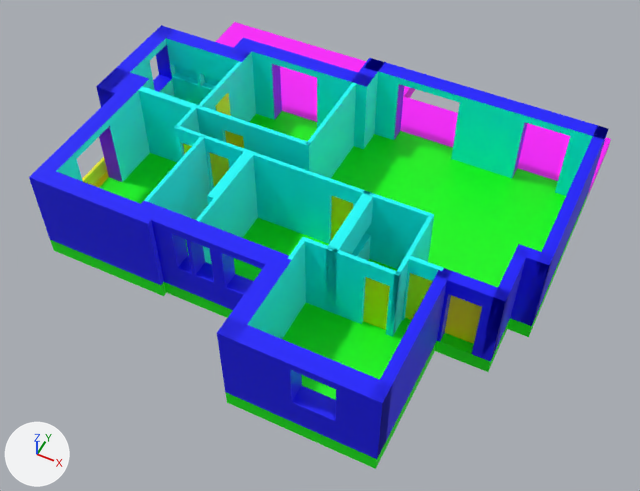
The FBX model Los-Arcos-Visualization/Assets/01_Maya/Assets/Blueprint_v01.fbx: old version first, new version second.
Camera for both pictures: a 50 mm camera at (8.5, -17.16, 20.04) aimed at (0.58, -1.31, 0.23). Arrows for +X, +Y and +Z are at lower left; the lights stay in place. Where no turn or scale is listed for an object, it has been applied to the vertices.

Before the edit, the objects in view are built like this:
```python
ob_bath02 = bpy.data.objects.new('Bath02', me_mesh_024)
ob_bath02.location = (-2.36, -3.08, 0.28)
ob_bath03 = bpy.data.objects.new('Bath03', me_mesh_023)
ob_bath03.location = (1.9, -3.61, 0.53)
ob_bedroom01 = bpy.data.objects.new('Bedroom01', me_mesh_029)
ob_bedroom01.location = (-2.16, 1.95, 0.28)
ob_bedroom02 = bpy.data.objects.new('Bedroom02', me_mesh_028)
ob_bedroom02.location = (-5.27, -2.62, 0.28)
ob_bedroom04 = bpy.data.objects.new('Bedroom04', me_mesh_026)
ob_bedroom04.location = (2.91, -5.06, 0.28)
ob_bedroom05 = bpy.data.objects.new('Bedroom05', me_mesh_025)
ob_bedroom05.location = (0.21, -3.01, 0.28)
ob_entrance = bpy.data.objects.new('Entrance', me_mesh_030)
ob_entrance.location = (5.56, -2.23, 0.28)
ob_kitchen_living = bpy.data.objects.new('Kitchen_Living', me_mesh_021)
ob_kitchen_living.location = (7.17, 4.24, 0.03)
ob_outerdoorproxy = bpy.data.objects.new('OuterDoorProxy', me_mesh_056)
ob_outerdoorproxy.location = (6.03, -2.87, 0.53)
# also in view: 'Wall28' at (1.63, -3.56, 1.8); 'Wall30' at (4.32, -2.93, 1.8); 'DoorBed04' at (4.33, -2.85, 1.55); 'Wall4' at (7.01, 1.31, 1.8); 'Wall31' at (6.71, -1.43, 1.8)
```
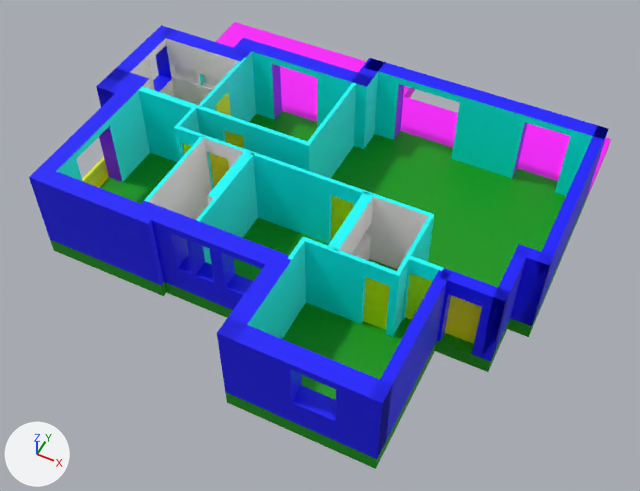
Where the change shows, as pixel boxes (x1, y1, x2, y2) in the pictures (640 x 491 px):
'Kitchen_Living', recoloured
    both: (331, 131, 589, 326)
'Bedroom04', recoloured
    both: (225, 303, 436, 469)
'Bedroom02', recoloured
    both: (50, 153, 177, 289)
'Bedroom05', recoloured
    both: (199, 218, 329, 318)
'Entrance', recoloured
    both: (404, 317, 536, 372)
'Wall25', mesh rescaled
    before: (389, 215, 433, 335)
    after: (395, 216, 433, 332)
'Bedroom01', recoloured
    both: (250, 111, 317, 141)
'Bath02', recoloured
    both: (144, 218, 258, 307)
'Bath03', recoloured
    both: (362, 259, 400, 333)
part 1 of me_mesh_034, recoloured (cyan to white)
    both: (204, 138, 228, 191)
part 2 of me_mesh_042, recoloured (cyan to white)
    both: (339, 198, 373, 260)
part 3 of me_mesh_044, recoloured (cyan to white)
    both: (369, 197, 428, 269)
part 5 of me_mesh_012, recoloured (cyan to white)
    both: (166, 38, 203, 105)
part 6 of me_mesh_012, recoloured (cyan to white)
    both: (196, 48, 235, 99)
part 7 of me_mesh_002, recoloured (cyan to white)
    both: (130, 55, 155, 90)
part 8 of me_mesh_033, recoloured (cyan to white)
    both: (148, 138, 211, 220)

What the commit changed:
Material 'Floor' (mat_floor) changes colour from green #00ff00 to green #009900; in linear values from (0.0, 1.0, 0.0) to (0.0, 0.32, 0.0).
Material 'Bathroom' (mat_bathroom) is new.
Its base color is (1.0, 1.0, 1.0) (white #ffffff).
me_mesh_033 has 8 vertices, 6 faces and spans x 0.0..0.12, y 0.0..2.95, z 0.0..2.55.
me_mesh_033 is used by ob_wall15; location (-3.24, -4.25, 0.53).
me_mesh_033 part 8: the 1 face centred in x 0.12, y 1.47, z 1.27 switches from mat_innerwalls (cyan #00ffff) to mat_bathroom (white #ffffff).
me_mesh_033 now uses material mat_bathroom (white #ffffff).
me_mesh_042 has 52 vertices, 50 faces and spans x -0.31..0.0, y 0.0..2.37, z -2.55..0.0.
me_mesh_042 is used by ob_wall26; location (2.21, -3.62, 3.08).
me_mesh_042 part 2: all 9 faces centred in x -0.23..0.0, y 0.12..2.25, z -2.3..-0.25 switch from mat_innerwalls (cyan #00ffff) to mat_bathroom (white #ffffff).
me_mesh_044 has 8 vertices, 6 faces and spans x 0.0..1.84, y 0.0..0.12, z -2.55..0.0.
me_mesh_044 is used by ob_wall24; location (2.09, -1.37, 3.08).
me_mesh_044 part 3: the 1 face centred in x 0.92, y 0.0, z -1.28 switches from mat_innerwalls (cyan #00ffff) to mat_bathroom (white #ffffff).
me_mesh_044 now uses material mat_bathroom (white #ffffff).
me_mesh_012 has 92 vertices, 90 faces and spans x 0.0..3.37, y -0.54..0.0, z 0.0..2.55.
me_mesh_012 is used by ob_wall12; location (-7.29, 2.77, 0.53).
me_mesh_012 part 5: all 14 faces centred in x 0.52..1.61, y -0.54..-0.31, z 0.25..2.29 switch from mat_innerwalls (cyan #00ffff) to mat_bathroom (white #ffffff).
me_mesh_012 part 6: all 7 faces centred in x 2.39, y -0.54..-0.31, z 0.25..2.29 switch from mat_innerwalls (cyan #00ffff) to mat_bathroom (white #ffffff).
me_mesh_002 has 32 vertices, 32 faces and spans x 0.0..0.52, y 0.0..3.59, z 0.0..2.55.
me_mesh_002 is used by ob_wall2; location (-7.29, -0.82, 0.53).
me_mesh_002 part 7: all 5 faces that had it switch from mat_innerwalls (cyan #00ffff) to mat_bathroom (white #ffffff).
me_mesh_043 has 8 vertices, 6 faces and spans x -0.12..0.0, y -2.29..0.0, z -2.55..0.0.
me_mesh_043 is used by ob_wall25; location (3.93, -1.34, 3.08).
me_mesh_043 part 4: the whole mesh is scaled about its middle by (1, 0.933, 1), then moved by (0.0, 0.04, 0.0).
me_mesh_034 has 24 vertices, 21 faces and spans x -1.77..0.0, y 0.0..0.12, z 0.0..2.55.
me_mesh_034 is used by ob_wall16; location (-1.4, -1.37, 0.53).
me_mesh_034 part 1: all 5 faces centred in x -1.72..-0.48, y 0.0, z 1.02..2.3 switch from mat_innerwalls (cyan #00ffff) to mat_bathroom (white #ffffff).
